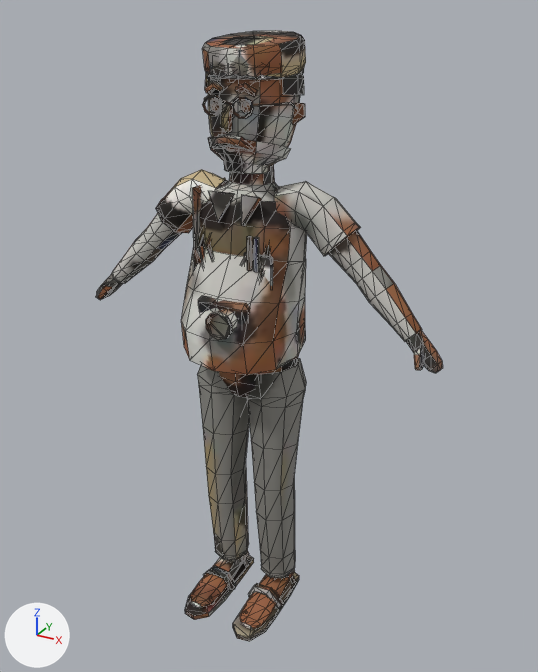
An edit to the glTF model nostalgia/assets3d/man_shirt_pants.glb, drawn before and after from the same camera.
Before and after are seen from a camera (50 mm lens) standing at (5.27, -9.01, 9.35) and looking at (0.25, 0.11, 4.79). Every picture has the same lights, and +X, +Y and +Z are marked at lower left. The picture after the commit comes second. Mesh edges are drawn as thin lines. Vertices at exactly the same position are counted once.

Objects in the first picture: 'man_shirt_pants'.
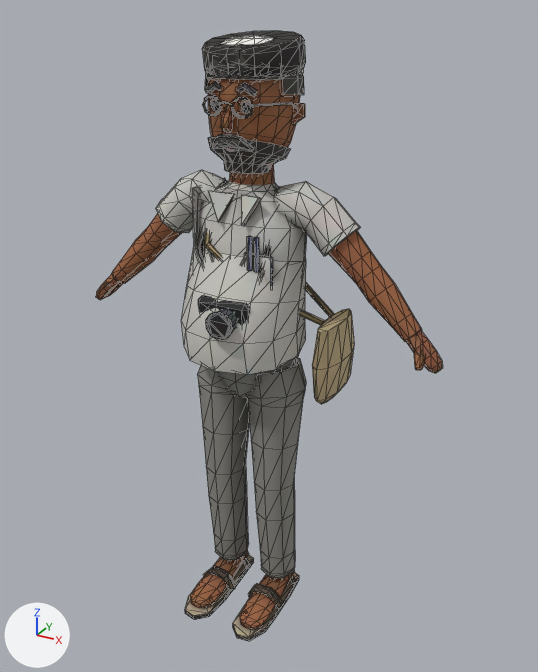
What differs and where, as boxes [x1, y1, x2, y2] in the pictures (538 x 672 px):
part 1 of me_man_shirt_pants, added (brown)
    after: [312, 309, 354, 404]
part 2 of me_man_shirt_pants, added
    after: [204, 231, 334, 325]
part 3 of me_man_shirt_pants, surface changed
    both: [95, 30, 442, 642]

The change, as a list of edits to the scene's bpy script:
```text
Change me_man_shirt_pants:
    used by ob_man_shirt_pants; location = (0.0, 0.0, 0.0)
    remove me_man_shirt_pants.from_pydata(...)  # 1909 vertices, 3480 faces; spans x -2.96..2.96, y -1.27..0.86, z 0.0..9.07
    add me_man_shirt_pants.from_pydata(...)  # 1984 vertices, 3616 faces; spans x -2.96..2.96, y -1.27..0.96, z 0.0..9.07
    me_man_shirt_pants part 1: a new loose piece of 40 vertices spanning x 1.03..1.43, y -0.26..0.96, z 3.94..5.15, in mat_m_man_shirt_pants (picture img_man_shirt_pants_base)
    me_man_shirt_pants part 2: a new loose piece of 35 vertices spanning x -0.7..1.13, y -0.59..0.59, z 5.09..7.02, in mat_m_man_shirt_pants (picture img_man_shirt_pants_base)
    me_man_shirt_pants part 3: 3422 kept faces spanning x -2.96..2.96, y -1.27..0.86, z 0.0..9.07 get new texture (UV) coordinates
```
